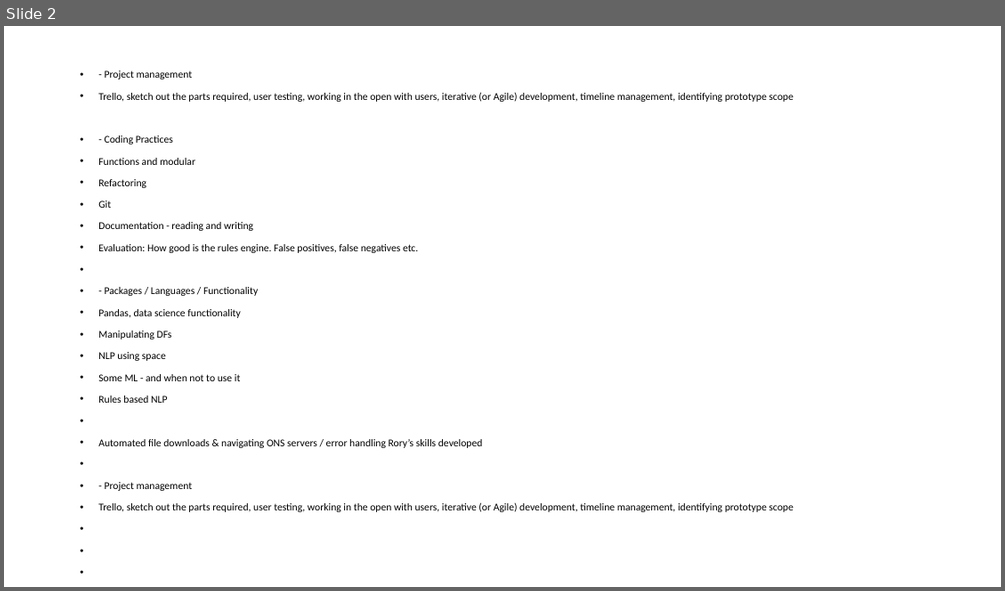
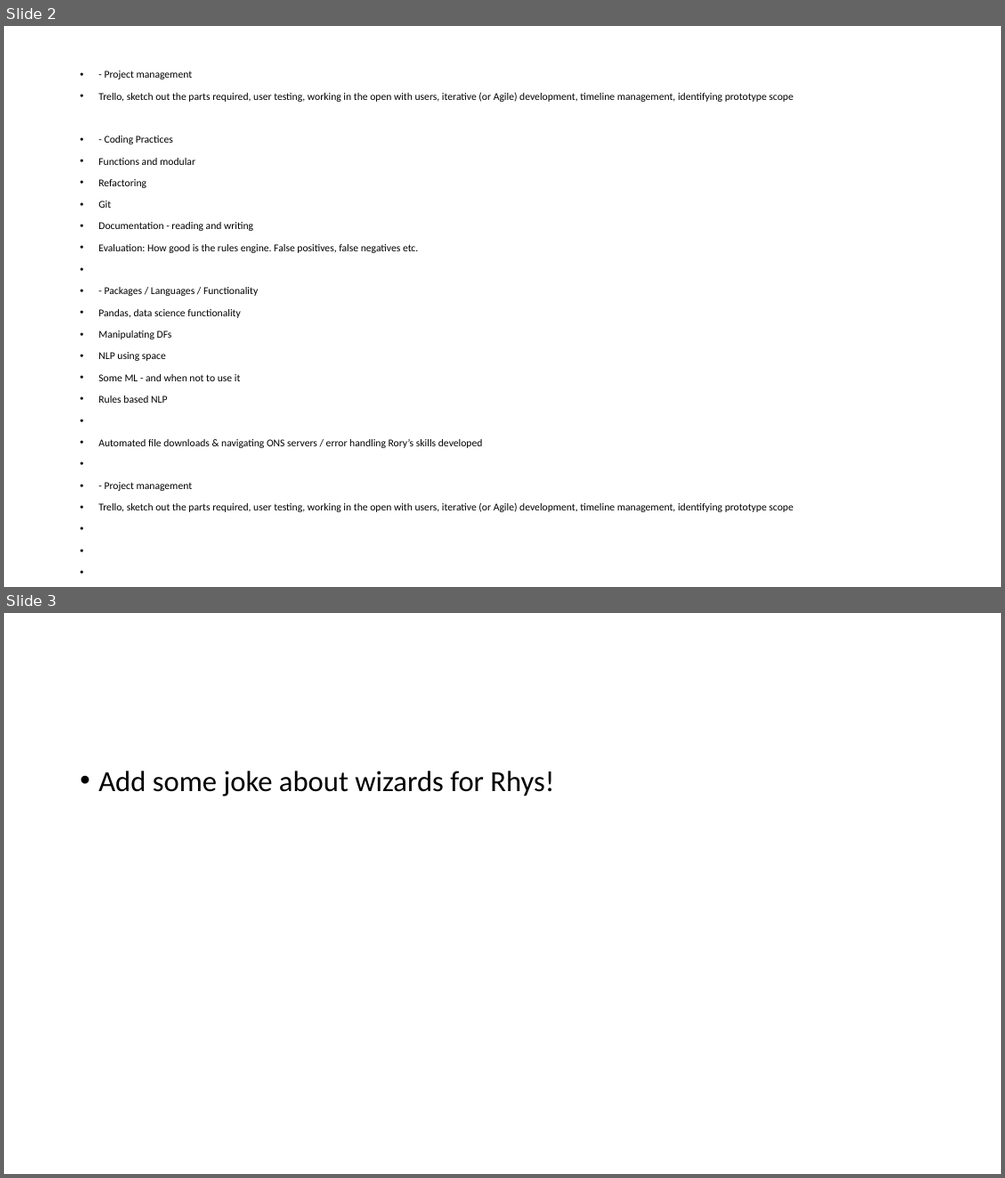
Before and after one commit to datasciencecampus/uk-parliament-stats, a slide deck: user-engagement/fpp-presentation.pptx. Shown one above the other, each under a label of ours: slide 2 before the commit, slides 2 and 3 after it. The pictures are 1005x591 and 1005x1178 pixels, drawn with LibreOffice and Linux fonts; fonts in the diff are those of the drawing. Boxes give left, top, right and bottom in pixels: in the first picture for what was removed or moved away, otherwise in the second. Text is boxed around its words. In the diff, an @@ line names an element or a change of style, - is before the commit and + after.

```diff
--- a/user-engagement/fpp-presentation.pptx
+++ b/user-engagement/fpp-presentation.pptx
@@ slide 3 added at (4, 613, 1001, 1174), background #FFFFFF @@
@@ text added at (98, 771, 554, 796), 28 pt, text #000000 @@
+• Add some joke about wizards for Rhys!
```
Also in this commit, not shown: 1 slide changed, 1 other slide added, 1 other file.
